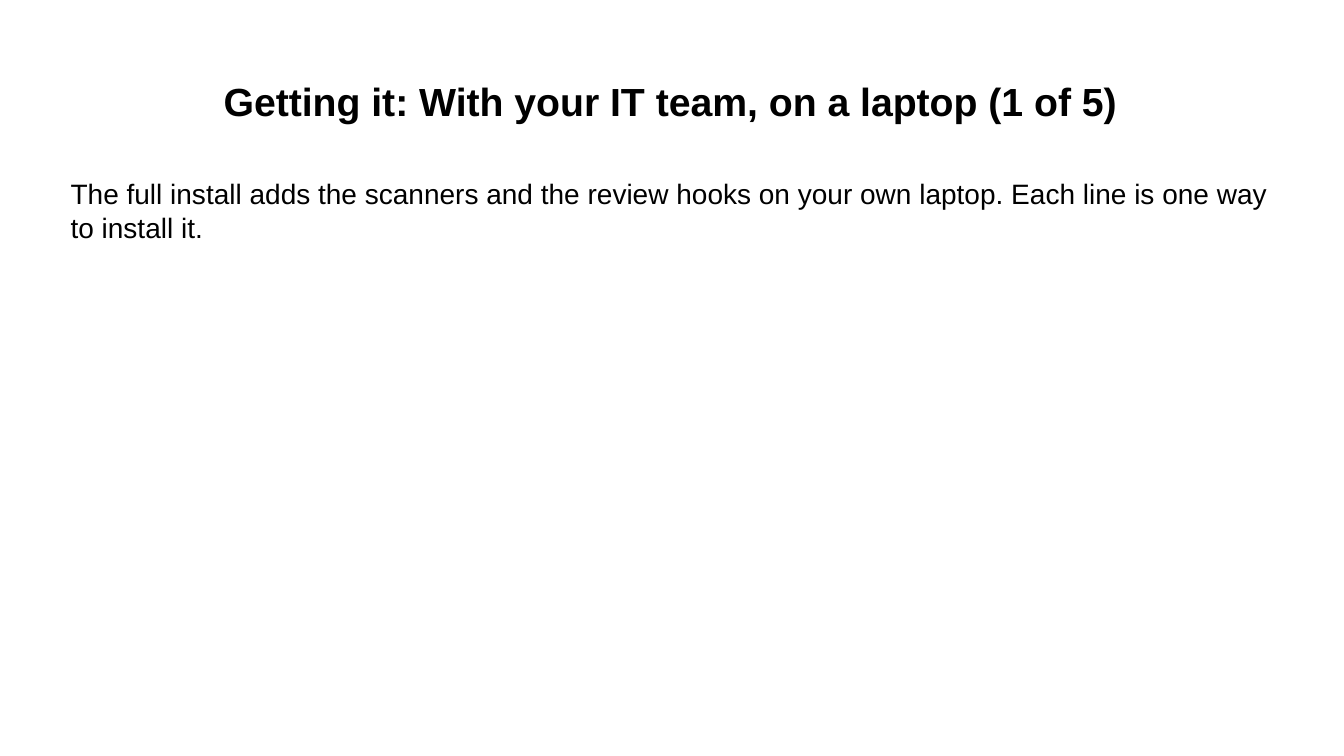
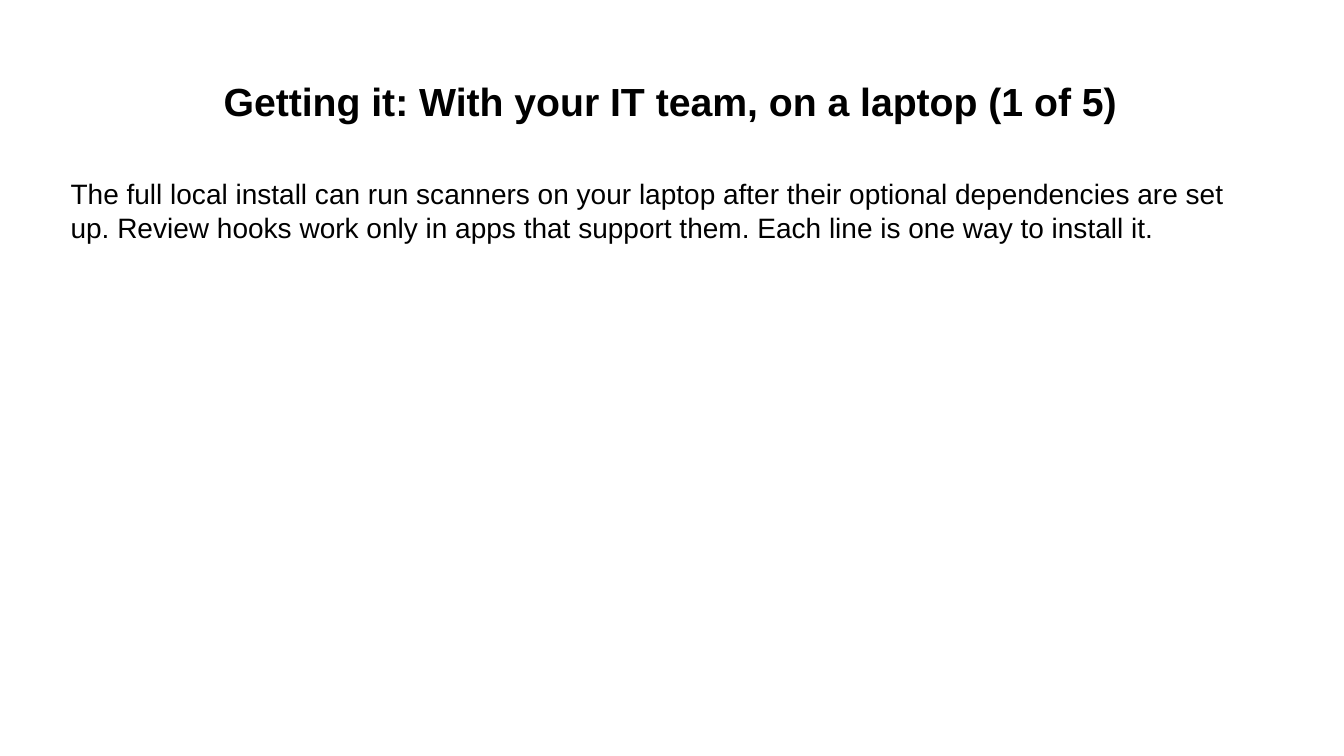
Before and after one commit to Community-Access/glow, a slide deck: slide 10 of docs/ahg-2026/kit/accessibility-agents.pptx. Drawn at 1344x756 pixels with LibreOffice and Linux fonts; fonts in the diff are those of the drawing. Boxes give left, top, right and bottom in pixels: in the first picture for what was removed or moved away, otherwise in the second. Text is boxed around its words. In the diff, an @@ line names an element or a change of style, - is before the commit and + after.

```diff
--- a/docs/ahg-2026/kit/accessibility-agents.pptx
+++ b/docs/ahg-2026/kit/accessibility-agents.pptx
@@ text at box(71, 183, 1223, 243): text changed @@
-The full install adds the scanners and the review hooks on your own laptop. Each line is one way to install it.
+The full local install can run scanners on your laptop after their optional dependencies are set up. Review hooks work only in apps that support them. Each line is one way to install it.
```
Also in this commit, not shown: 9 other slides changed, 1 slide added, 1 slide removed, 18 other files.
